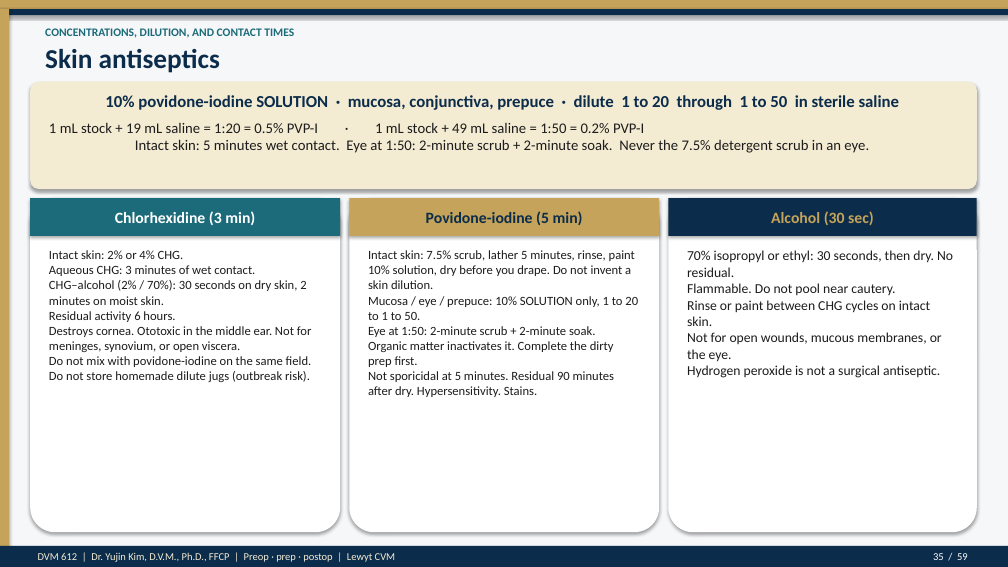
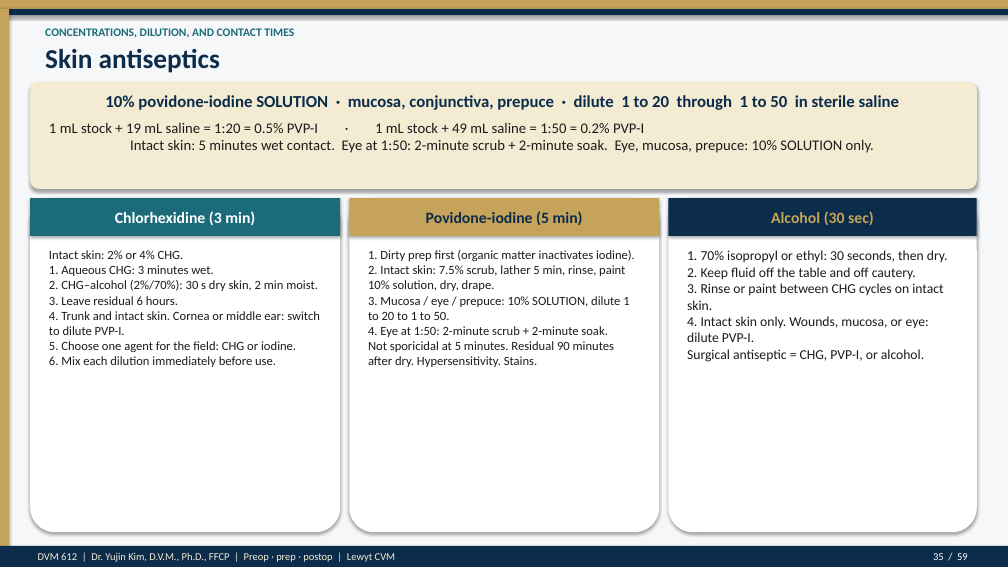
Before and after one commit to drkimvet/happycare, a slide deck: slide 35 of lectures/DVM-612_Week4_Preop_PatientPrep_Postop.pptx. Drawn at 1008x567 pixels with LibreOffice and Linux fonts; fonts in the diff are those of the drawing. Boxes give left, top, right and bottom in pixels: in the first picture for what was removed or moved away, otherwise in the second. Text is boxed around its words. In the diff, an @@ line names an element or a change of style, - is before the commit and + after.

```diff
--- a/lectures/DVM-612_Week4_Preop_PatientPrep_Postop.pptx
+++ b/lectures/DVM-612_Week4_Preop_PatientPrep_Postop.pptx
@@ text at [49,123,874,153]: text changed @@
-1 mL stock + 19 mL saline = 1:20 = 0.5% PVP-I · 1 mL stock + 49 mL saline = 1:50 = 0.2% PVP-I
-Intact skin: 5 minutes wet contact. Eye at 1:50: 2-minute scrub + 2-minute soak. Never the 7.5% detergent scrub in an eye.
+1 mL stock + 19 mL saline = 1:20 = 0.5% PVP-I · 1 mL stock + 49 mL saline = 1:50 = 0.2% PVP-I
+Intact skin: 5 minutes wet contact. Eye at 1:50: 2-minute scrub + 2-minute soak. Eye, mucosa, prepuce: 10% SOLUTION only.
@@ text at [49,250,320,367]: text changed @@
-Intact skin: 2% or 4% CHG.
-Aqueous CHG: 3 minutes of wet contact.
-CHG–alcohol (2% / 70%): 30 seconds on dry skin, 2 minutes on moist skin.
-Residual activity 6 hours.
-Destroys cornea. Ototoxic in the middle ear. Not for meninges, synovium, or open viscera.
-Do not mix with povidone-iodine on the same field.
-Do not store homemade dilute jugs (outbreak risk).
+Intact skin: 2% or 4% CHG.
+1. Aqueous CHG: 3 minutes wet.
+2. CHG–alcohol (2%/70%): 30 s dry skin, 2 min moist.
+3. Leave residual 6 hours.
+4. Trunk and intact skin. Cornea or middle ear: switch to dilute PVP-I.
+5. Choose one agent for the field: CHG or iodine.
+6. Mix each dilution immediately before use.
@@ text at [368,250,635,367]: text changed @@
-Intact skin: 7.5% scrub, lather 5 minutes, rinse, paint 10% solution, dry before you drape. Do not invent a skin dilution.
-Mucosa / eye / prepuce: 10% SOLUTION only, 1 to 20 to 1 to 50.
-Eye at 1:50: 2-minute scrub + 2-minute soak.
-Organic matter inactivates it. Complete the dirty prep first.
-Not sporicidal at 5 minutes. Residual 90 minutes after dry. Hypersensitivity. Stains.
+1. Dirty prep first (organic matter inactivates iodine).
+2. Intact skin: 7.5% scrub, lather 5 min, rinse, paint 10% solution, dry, drape.
+3. Mucosa / eye / prepuce: 10% SOLUTION, dilute 1 to 20 to 1 to 50.
+4. Eye at 1:50: 2-minute scrub + 2-minute soak.
+Not sporicidal at 5 minutes. Residual 90 minutes after dry. Hypersensitivity. Stains.
@@ text at [687,250,948,362]: text changed @@
-70% isopropyl or ethyl: 30 seconds, then dry. No residual.
-Flammable. Do not pool near cautery.
-Rinse or paint between CHG cycles on intact skin.
-Not for open wounds, mucous membranes, or the eye.
-Hydrogen peroxide is not a surgical antiseptic.
+1. 70% isopropyl or ethyl: 30 seconds, then dry.
+2. Keep fluid off the table and off cautery.
+3. Rinse or paint between CHG cycles on intact skin.
+4. Intact skin only. Wounds, mucosa, or eye: dilute PVP-I.
+Surgical antiseptic = CHG, PVP-I, or alcohol.
```
Also in this commit, not shown: 33 other slides changed, 8 other files.
